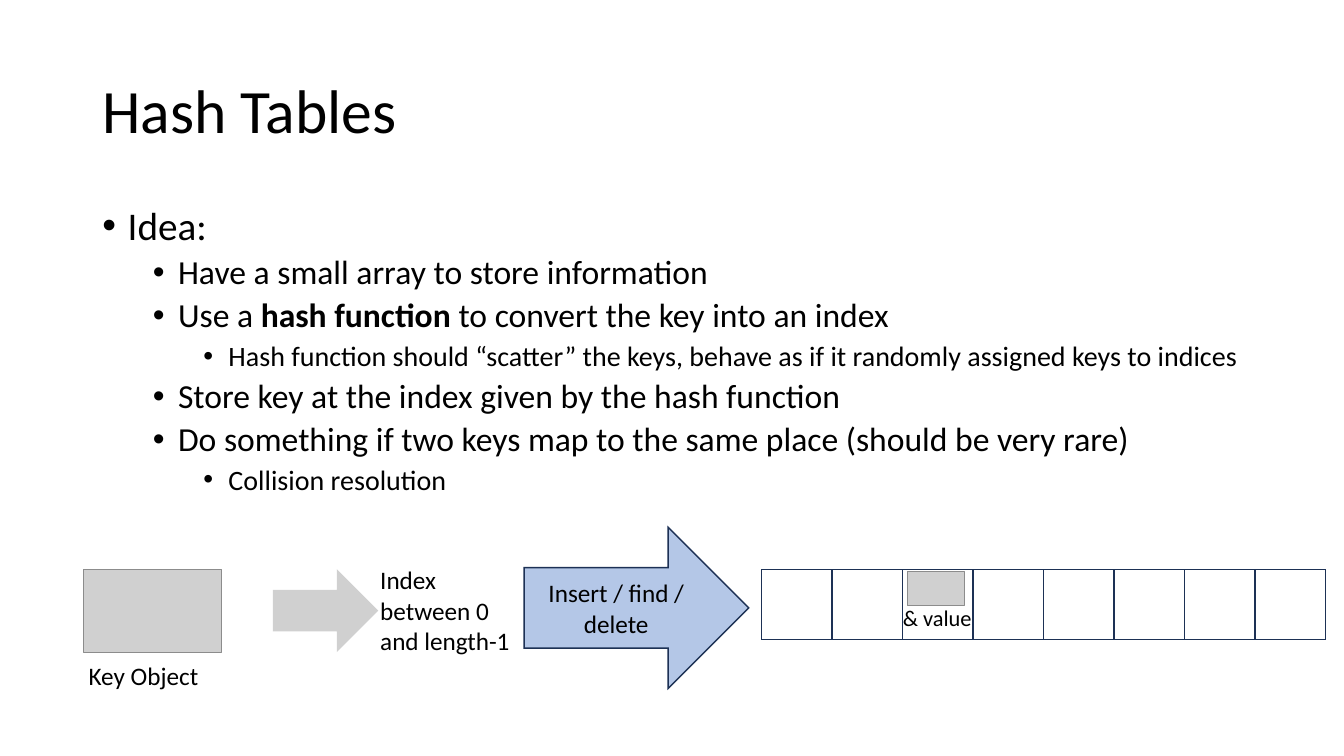
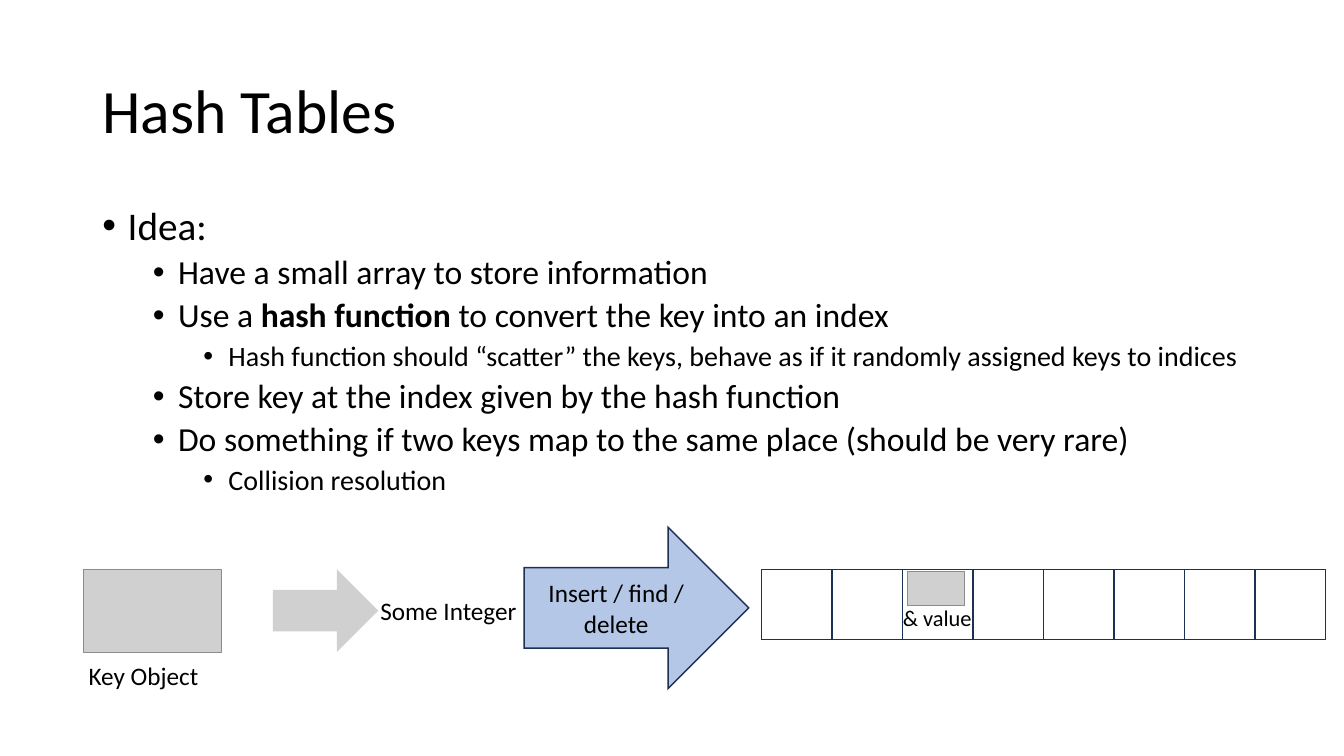
Before and after one commit to natebrunelle/cse332, a slide deck: slide 4 of markdown/files/slides/lecture11_hashtables2.pptx. Drawn at 1344x756 pixels with LibreOffice and Linux fonts; fonts in the diff are those of the drawing; grey boxes stand for pictures. Boxes give left, top, right and bottom in pixels: in the first picture for what was removed or moved away, otherwise in the second. Text is boxed around its words. In the diff, an @@ line names an element or a change of style, - is before the commit and + after.

```diff
--- a/markdown/files/slides/lecture11_hashtables2.pptx
+++ b/markdown/files/slides/lecture11_hashtables2.pptx
@@ text at [380, 603, 516, 625]: text changed @@
-Index between 0 and length-1
+Some Integer
```
Also in this commit, not shown: 12 other slides changed, 6 slides removed, 7 other files.
